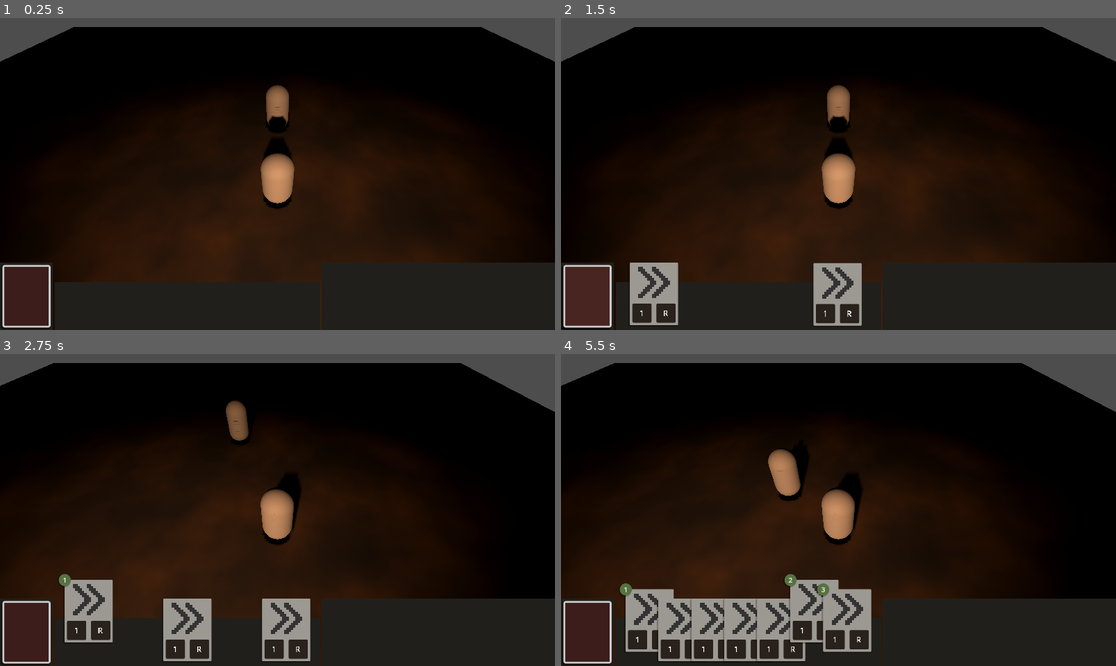
Above: before the commit, frames 1-4 (two rows, left to right).
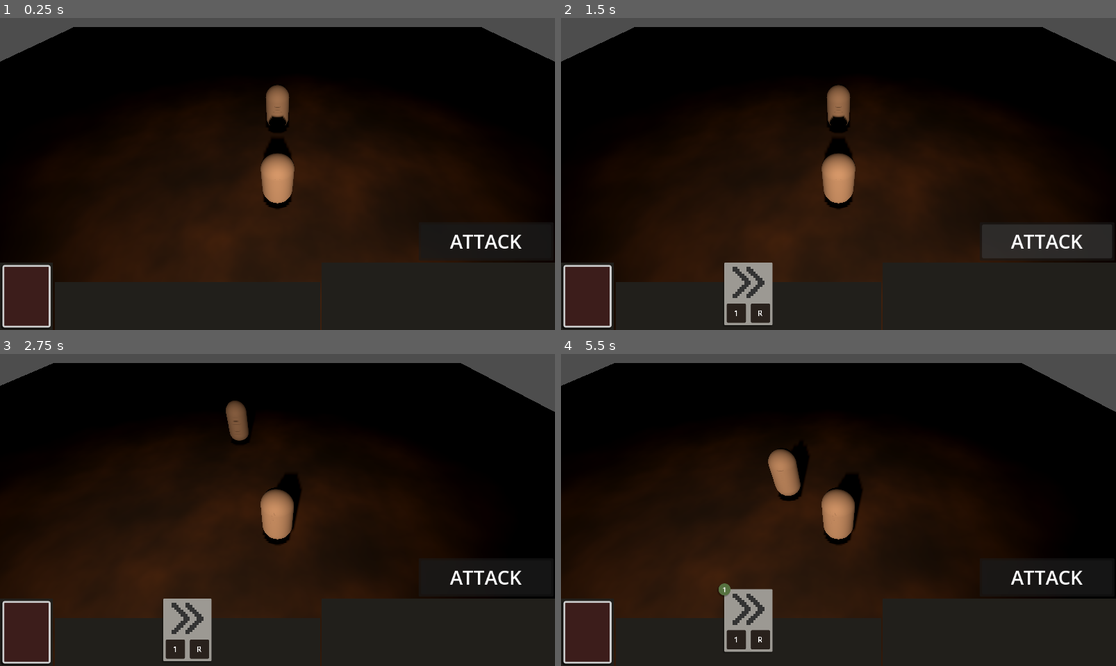
Above: after the commit, the same moments.

Repository: horsewaffle/game-off-2026
Game: Godot game, scene res://scenes/game_space.tscn
The game is run twice, just before and just after one commit, with the same random seed, the same clock (stepped at 60 frames per second) and the same inputs.
Inputs (mouse positions are in pixels of both pictures, inside the frame that each line leads up to; where the layout moved, square brackets give the same spot in the first picture):
- Up to frame 1 (0.25 s): no input
- Up to frame 2 (1.5 s): click (588, 295) at 0.52 s; click (1049, 242) [588, 295] at 1.25 s
- Up to frame 3 (2.75 s): tap Enter at 2 s; move the mouse to (88, 628) at 2.02 s; hold D (MOVE_RIGHT) from 2.03 s (still down); click (88, 628) at 2.17 s
- Up to frame 4 (5.5 s): tap Space at 2.75, 4.25 s; move the mouse to (749, 628) at 2.77 s; release D (MOVE_RIGHT) at 2.78 s; hold S (MOVE_DOWN) 2.78-3.53 s; click (749, 628) at 2.92 s; tap Enter at 3.5, 5 s; move the mouse to (783, 628) at 3.52 s; hold D (MOVE_RIGHT) 3.53-4.28 s; click (783, 628) at 3.67 s; move the mouse to (799, 628) at 4.27 s; hold W (MOVE_UP) 4.28-5.03 s; click (799, 628) at 4.42 s; move the mouse to (805, 628) at 5.02 s; hold A (MOVE_LEFT) from 5.03 s (still down); click (805, 628) at 5.17 s

The runs differ from the first frame. In frame 1, 0.3% of the frame differs, in the area x 80-94%, y 69-74%; in frame 2, 6.3%; in frame 3, 3.0%; in frame 4, 7.0%, in the area x 10-94%, y 69-99%.

Commit message:
cleanup unused functions

Diff:
--- a/scenes/ui/hand_controller.gd
+++ b/scenes/ui/hand_controller.gd
@@ -14,11 +14,6 @@
 func _ready() -> void:
 	pass # Replace with function body.
 
-
-# Called every frame. 'delta' is the elapsed time since the previous frame.
-func _process(delta: float) -> void:
-	pass
-
 func _on_card_selected(card_ui: CardUI):
 	selected_cards.append(card_ui)
 	card_ui.update_order_label(selected_cards.size())
--- a/scenes/ui/world_ui.tscn
+++ b/scenes/ui/world_ui.tscn
@@ -3,6 +3,7 @@
 [ext_resource type="Theme" uid="uid://qetr0rmci5ml" path="res://assets/ui_theme.tres" id="1_7t1tj"]
 [ext_resource type="Script" uid="uid://cxd3atsrgn42s" path="res://scripts/ui/deck_button.gd" id="1_g60h1"]
 [ext_resource type="Script" uid="uid://b3iq5yxwt6kqh" path="res://scenes/ui/hand_controller.gd" id="3_t4vqi"]
+[ext_resource type="Script" uid="uid://uymkh3s6wh2n" path="res://scenes/ui/attack_button.gd" id="4_utqgd"]
 
 [sub_resource type="StyleBoxFlat" id="StyleBoxFlat_7t1tj"]
 bg_color = Color(0.28680405, 0.14403838, 0.13479668, 1)
@@ -59,12 +60,13 @@
 metadata/_edit_vertical_guides_ = [1153.0, 60.0]
 
 [node name="PlayerUIBottom" type="HBoxContainer" parent="." unique_id=681682079]
-custom_minimum_size = Vector2(0, 150)
+custom_minimum_size = Vector2(0, 140)
 layout_mode = 1
 anchors_preset = 12
 anchor_top = 1.0
 anchor_right = 1.0
 anchor_bottom = 1.0
+offset_top = -140.0
 grow_horizontal = 2
 grow_vertical = 0
 mouse_filter = 2
@@ -120,3 +122,46 @@
 layout_mode = 2
 size_flags_horizontal = 3
 size_flags_vertical = 8
+
+[node name="Panel" type="Panel" parent="." unique_id=1065275575]
+layout_mode = 1
+anchors_preset = 3
+anchor_left = 1.0
+anchor_top = 1.0
+anchor_right = 1.0
+anchor_bottom = 1.0
+offset_left = -283.0
+offset_top = -224.0
+offset_right = -3.0
+offset_bottom = -144.0
+grow_horizontal = 0
+grow_vertical = 0
+
+[node name="Button" type="Button" parent="Panel" unique_id=619115391]
+custom_maximum_size = Vector2(270, 70)
+layout_mode = 1
+anchors_preset = 8
+anchor_left = 0.5
+anchor_top = 0.5
+anchor_right = 0.5
+anchor_bottom = 0.5
+offset_left = -135.0
+offset_top = -35.0
+offset_right = 135.0
+offset_bottom = 35.0
+grow_horizontal = 2
+grow_vertical = 2
+mouse_behavior_recursive = 2
+script = ExtResource("4_utqgd")
+
+[node name="Label" type="Label" parent="Panel/Button" unique_id=1781488362]
+layout_mode = 1
+anchors_preset = 15
+anchor_right = 1.0
+anchor_bottom = 1.0
+grow_horizontal = 2
+grow_vertical = 2
+theme_override_font_sizes/font_size = 40
+text = "ATTACK"
+horizontal_alignment = 1
+vertical_alignment = 1
